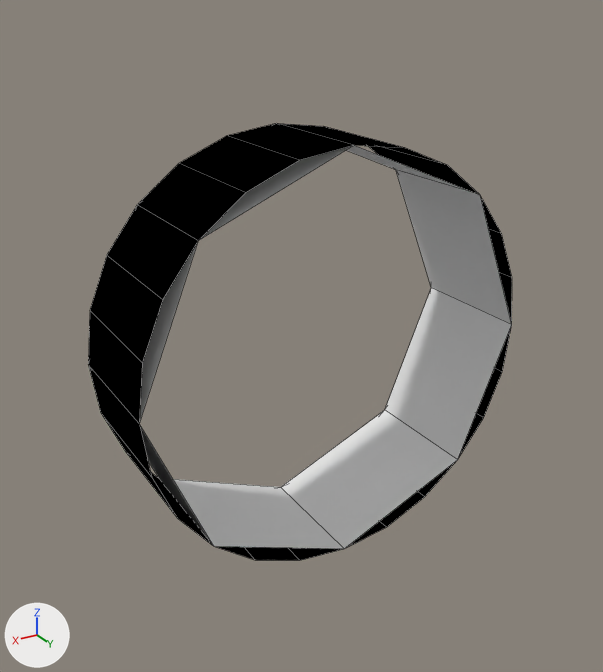
The Blender file Models/Spaces/dockingPortSr.blend, before and after one commit.
Rendered twice from a camera (50 mm lens) standing at (0.876, 1.273, 0.733) and looking at (0.015, -0.162, 0.015). The axes (+X, +Y, +Z) are drawn at lower left. The lights are the same throughout. Mesh edges are drawn as thin lines.

The first picture shows 'shell', 'shellCollider'.
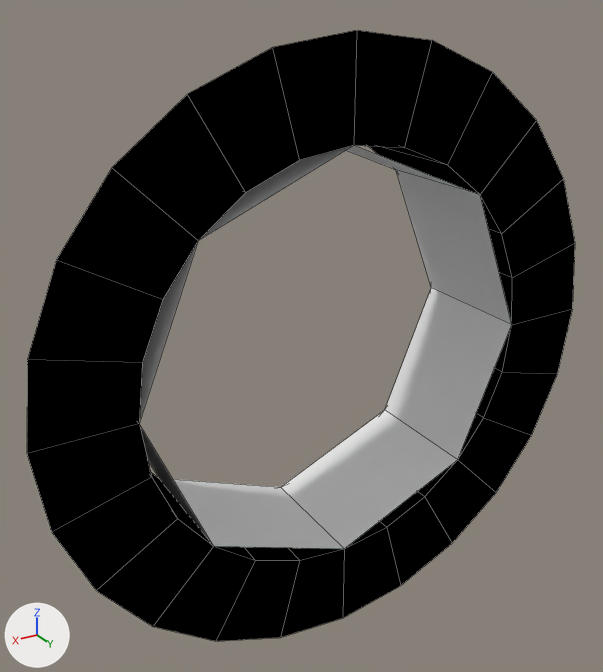
Edits to the bpy script that builds the scene:
```text
Change me_cylinder:
    used by ob_shell; parent = ob_freeiva; location = (0.0, 0.0, 0.0)
    remove me_cylinder.from_pydata(...)  # 48 vertices, 24 faces; spans x -0.45..0.45, y -0.29..0.0, z -0.45..0.45
    add me_cylinder.from_pydata(...)  # 72 vertices, 48 faces; spans x -0.648..0.648, y -0.29..0.0, z -0.648..0.648
    me_cylinder part 1
    24 vertices are added at x -0.648..0.648, y 0.0, z -0.648..0.648
    24 new faces join them
```

Pixel boxes (x1, y1, x2, y2) of what changed, in the pictures (603 x 672 px):
'shell', reshaped (29% wider, 40% taller)
    before: (88, 123, 512, 560)
    after: (27, 30, 575, 641)
part 1 of me_cylinder, added (black)
    after: (27, 30, 575, 641)
